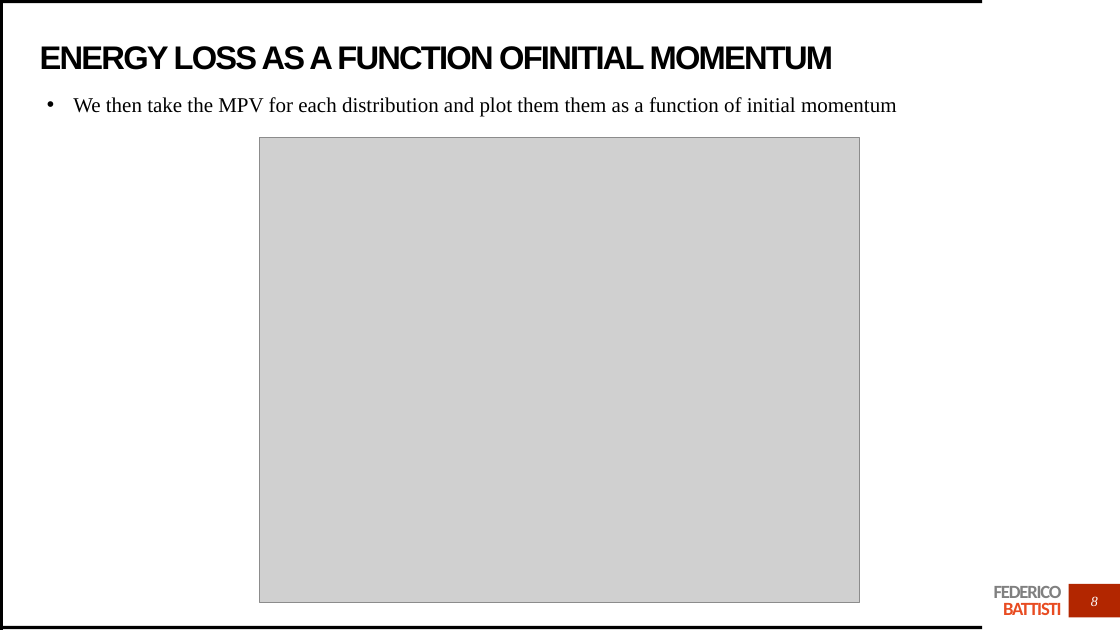
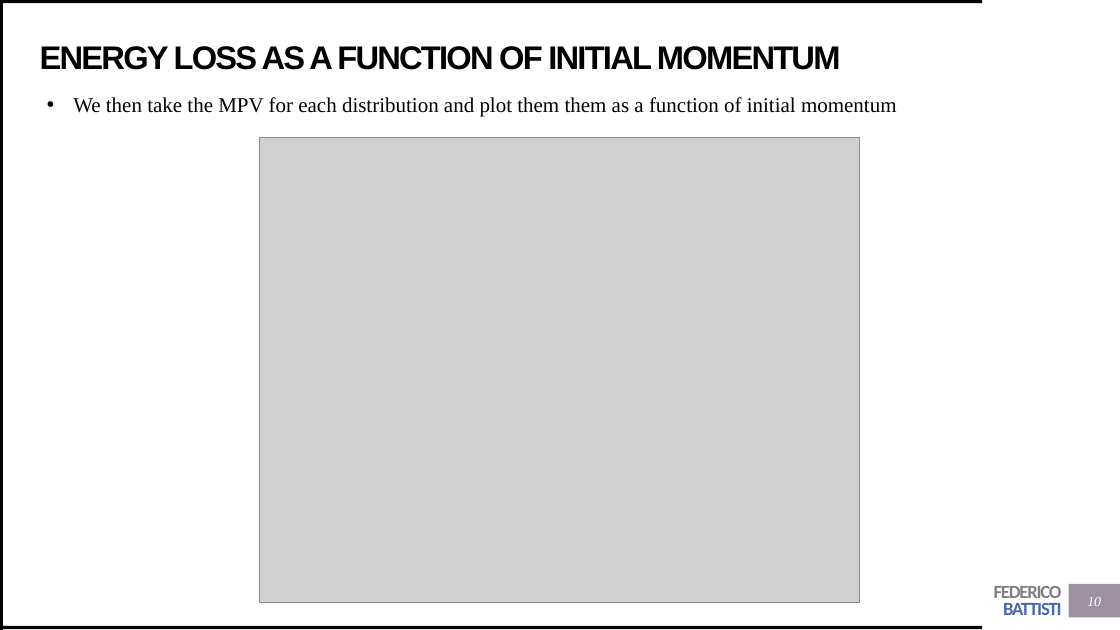
Before and after one commit to Trenchcoat95/OxfordCode, a slide deck: slide 10 of DUNE first presentation.pptx (slide 8 before the commit). Drawn at 1120x630 pixels with LibreOffice and Linux fonts; fonts in the diff are those of the drawing; grey boxes stand for pictures. Boxes give left, top, right and bottom in pixels: in the first picture for what was removed or moved away, otherwise in the second. Text is boxed around its words. In the diff, an @@ line names an element or a change of style, - is before the commit and + after.

```diff
--- a/DUNE first presentation.pptx
+++ b/DUNE first presentation.pptx
@@ title at (40, 46, 841, 70): spaces changed @@
-ENERGY LOSS AS A FUNCTION OFINITIAL MOMENTUM
+ENERGY LOSS AS A FUNCTION OF INITIAL MOMENTUM
@@ text "FEDERICO BATTISTI" at (994, 586, 1062, 615): text colour #E84C22 to #4A66AC in "BATTISTI" @@
@@ rectangle at (1069, 584, 1120, 618): fill #B22600 to #9D90A0 @@
@@ page number at (1087, 597, 1101, 606): text changed @@
-8
+10
```
Also in this commit, not shown: 16 other slides changed, 4 slides added, 8 other files.
